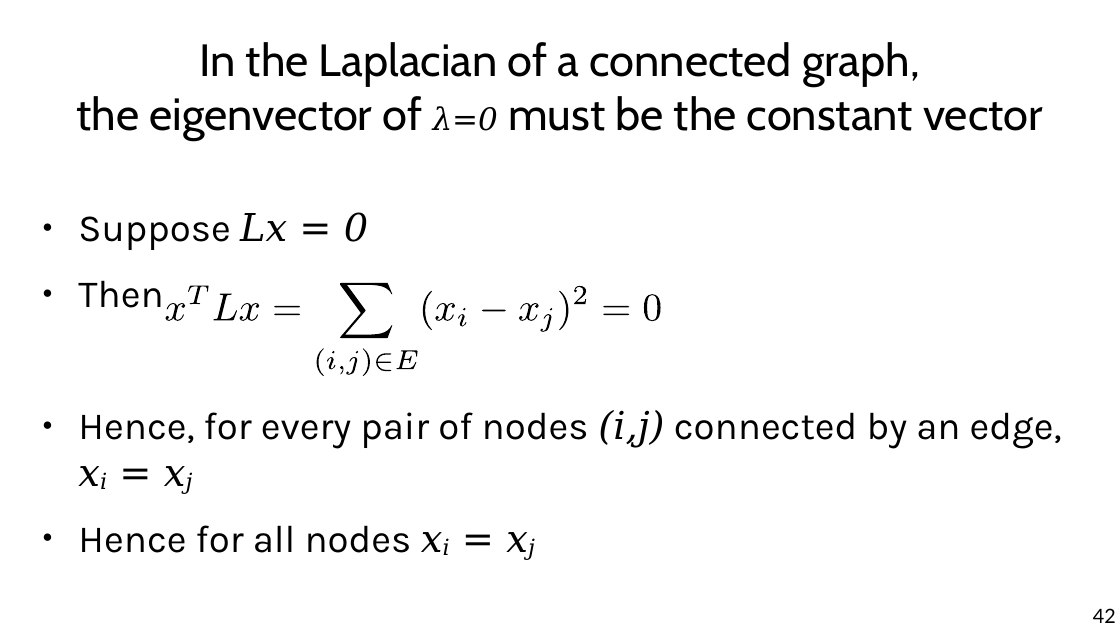
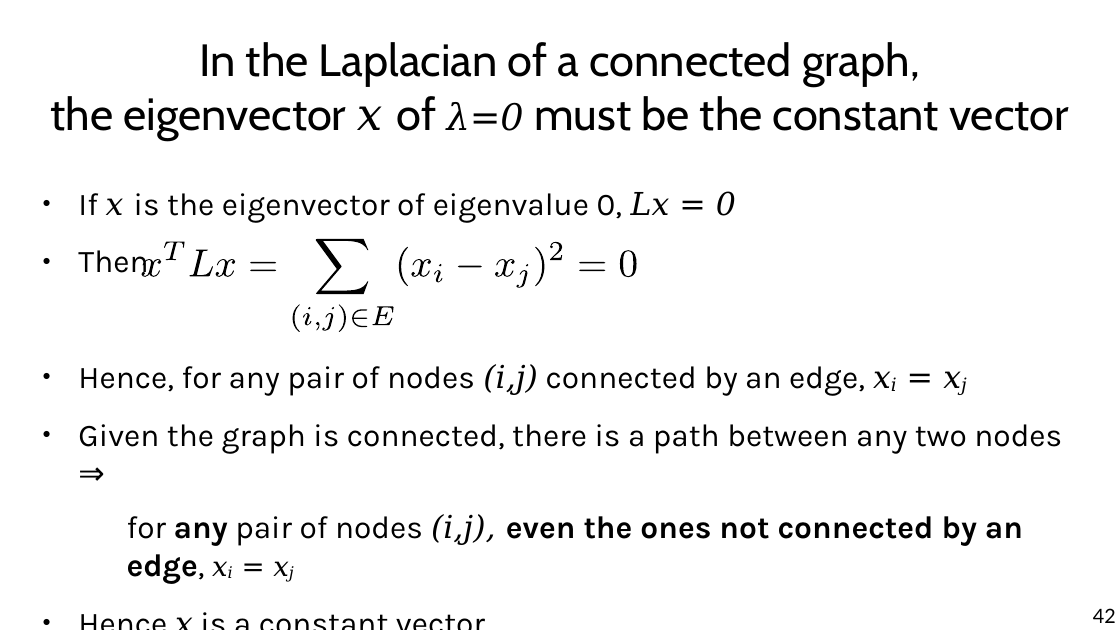
Before and after one commit to chatox/networks-science-course, a slide deck: slide 42 of theory/odp/tt22-spectral_graph_embedding.odp. Drawn at 1120x630 pixels with LibreOffice and Linux fonts; fonts in the diff are those of the drawing. Boxes give left, top, right and bottom in pixels: in the first picture for what was removed or moved away, otherwise in the second. Text is boxed around its words. In the diff, an @@ line names an element or a change of style, - is before the commit and + after.

```diff
--- a/theory/odp/tt22-spectral_graph_embedding.odp
+++ b/theory/odp/tt22-spectral_graph_embedding.odp
@@ title at [50, 42, 1069, 141]: text changed @@
-In the Laplacian of a connected graph,
-the eigenvector of λ=0 must be the constant vector
+In the Laplacian of a connected graph,
+the eigenvector x of λ=0 must be the constant vector
@@ text "If x is the eigenvector ...": place and size @@
-text "If x is the eigenvector ..." at [78, 212, 1062, 553]
+text "If x is the eigenvector ..." at [78, 191, 1062, 584]
@@ text at [78, 191, 736, 222]: text changed; size 27.2 to 22.4 pt @@
-● Suppose Lx = 0
+● If x is the eigenvector of eigenvalue 0, Lx = 0
@@ text at [78, 250, 148, 277]: size 27.2 to 22.4 pt in "Then" @@
@@ 23 freeform shapes: place and size @@
-23 freeform shapes at [166, 284, 661, 376]
+23 freeform shapes at [141, 239, 636, 332]
@@ text at [78, 364, 1062, 584]: text changed; size 27.2 to 22.4 pt @@
-● Hence, for every pair of nodes (i,j) connected by an edge,
-  xi = xj
-● Hence for all nodes xi = xj
+● Hence, for any pair of nodes (i,j) connected by an edge, xi = xj
+● Given the graph is connected, there is a path between any two nodes ⇒
+  for any pair of nodes (i,j), even the ones not connected by an edge, xi = xj
+● Hence x is a constant vector
```
Also in this commit, not shown: 25 other slides changed, 1 other file.
